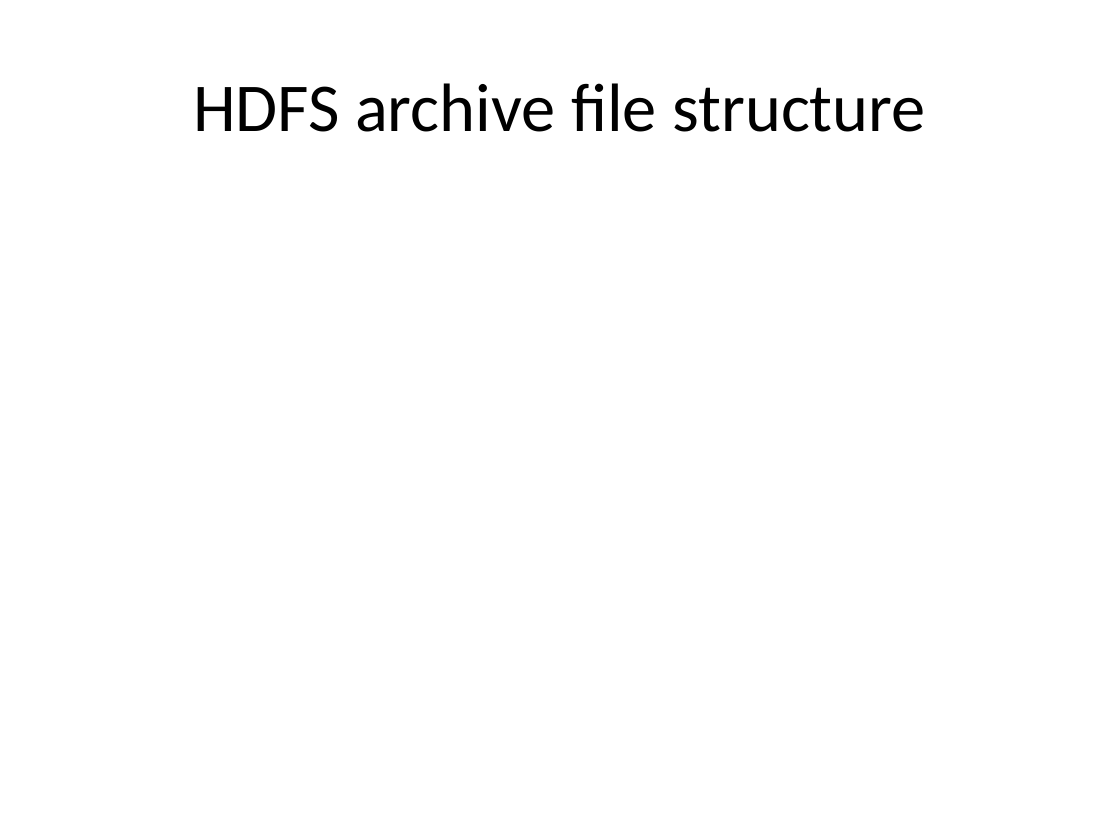
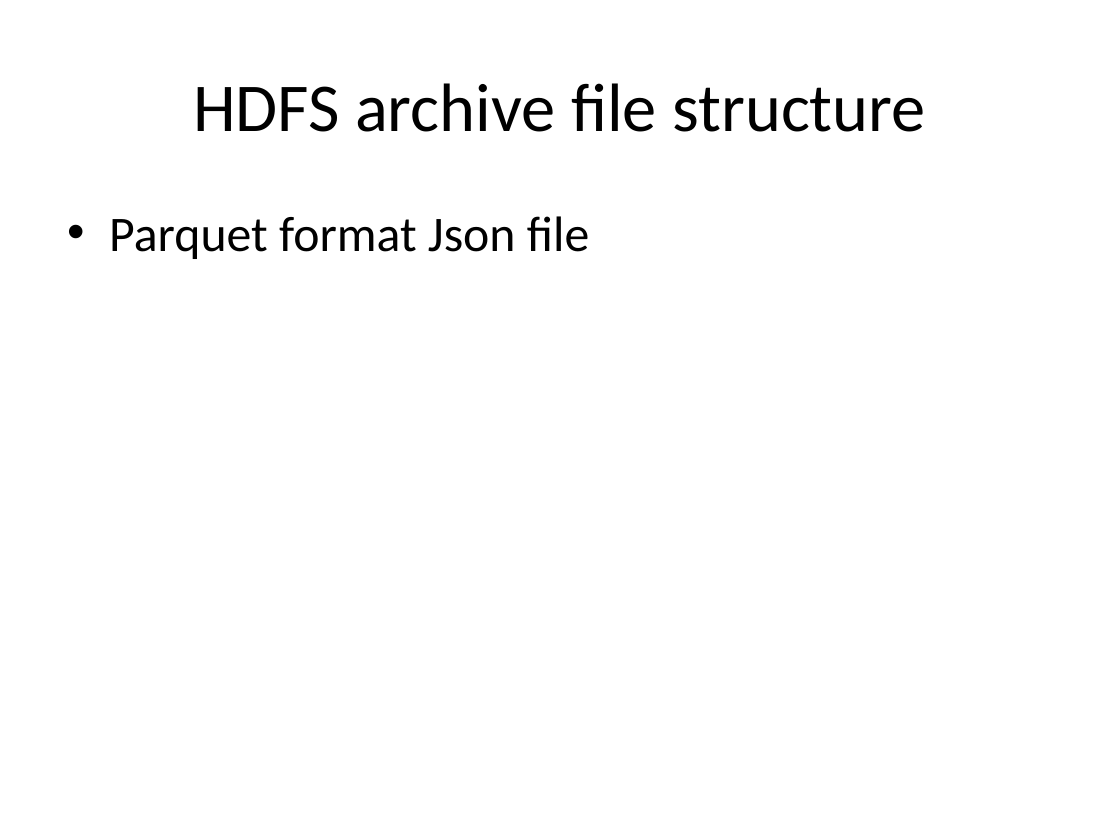
Before and after one commit to katkovOlga/nayaProject, a slide deck: slide 23 of FinalProject.pptx (slide 20 before the commit). Drawn at 1120x840 pixels with LibreOffice and Linux fonts; fonts in the diff are those of the drawing. Boxes give left, top, right and bottom in pixels: in the first picture for what was removed or moved away, otherwise in the second. Text is boxed around its words. In the diff, an @@ line names an element or a change of style, - is before the commit and + after.

```diff
--- a/FinalProject.pptx
+++ b/FinalProject.pptx
@@ text added at <box>109,216,589,259</box>, 32 pt, text #000000 @@
+• Parquet format Json file
```
Also in this commit, not shown: 2 other slides changed, 3 slides added.
